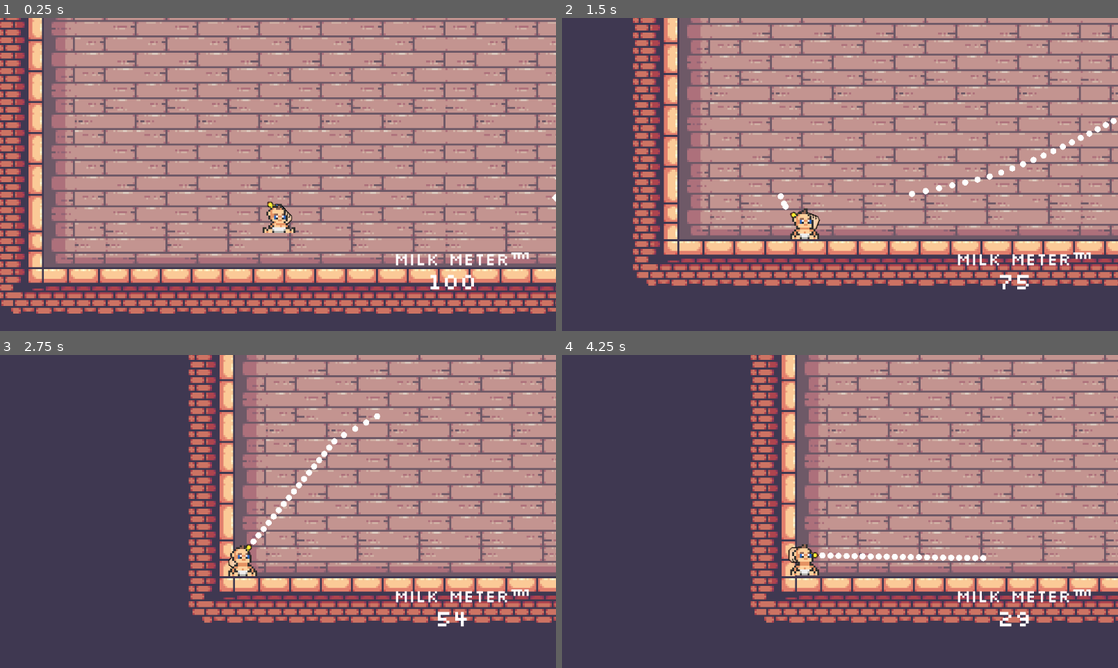
Above: before the commit, frames 1-4 (two rows, left to right).
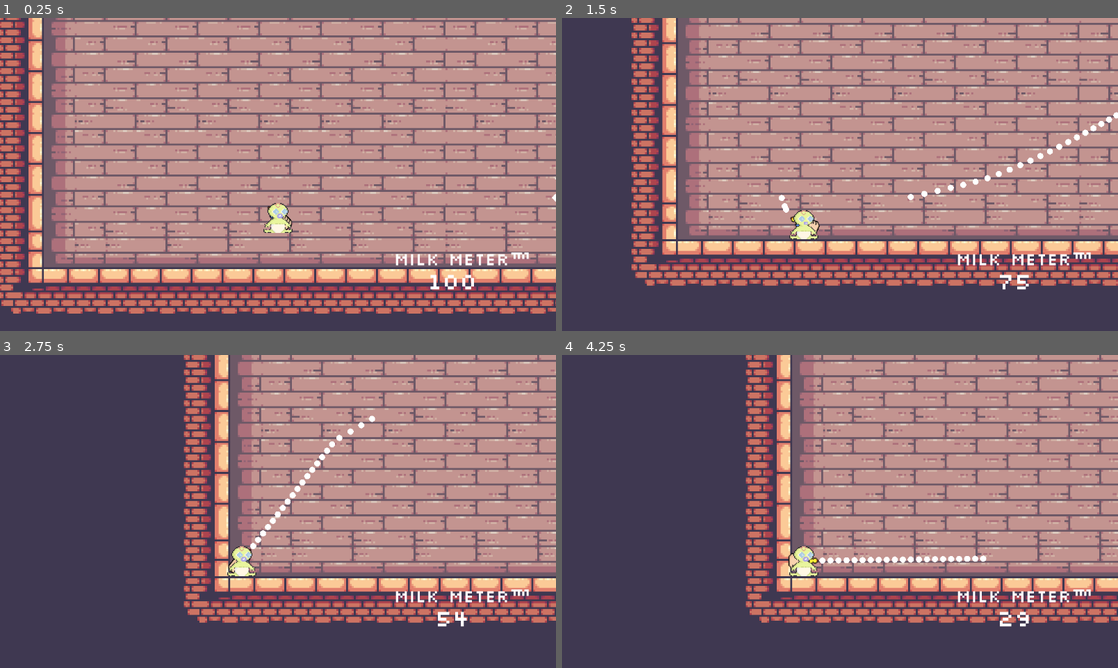
Above: after the commit, the same moments.

Repository: duncwilliams/trust-fund-baby
Game: Godot game, scene res://scenes/main.tscn
Same seed, same stepped clock (60 frames per second), same inputs: the game is played once before the commit and once after it.
Inputs (mouse positions are in pixels of both pictures, inside the frame that each line leads up to):
- Up to frame 1 (0.25 s): no input
- Up to frame 2 (1.5 s): move the mouse to (962, 158) at 0.52 s; press the mouse at (962, 158) at 0.53 s; move the mouse to (728, 190) at 1.27 s; release the mouse at (728, 190) at 1.28 s; click (728, 190) at 1.35 s
- Up to frame 3 (2.75 s): move the mouse to (333, 442) at 2.02 s; press the mouse at (333, 442) at 2.03 s
- Up to frame 4 (4.25 s): move the mouse to (812, 574) at 2.77 s; release the mouse at (812, 574) at 2.78 s; click (812, 574) at 2.85 s; move the mouse to (1006, 558) at 3.52 s; press the mouse at (1006, 558) at 3.53 s

The runs differ from the first frame. In frame 1, 0.4% of the frame differs, in the area x 47-54%, y 58-69%; in frame 2, 11%; in frame 3, 15%, in the area x 33-100%, y 0-86%; in frame 4, 15%.

Commit message:
green baby sprite

Diff:
--- a/scenes/baby.tscn
+++ b/scenes/baby.tscn
@@ -1,69 +1,37 @@
 [gd_scene format=3 uid="uid://cvow3q04r05rf"]
 
-[ext_resource type="Texture2D" uid="uid://b3qqjq30bm8vd" path="res://art/assets/elthens_baby_sprites/Human Baby Sprite Sheet.png" id="1_k8j53"]
 [ext_resource type="Script" uid="uid://bfwi4h7pwsp8s" path="res://scripts/baby.gd" id="1_wpfv3"]
+[ext_resource type="Texture2D" uid="uid://cl67245y3aw5r" path="res://art/custom/big_baby.png" id="3_3hpsf"]
 [ext_resource type="PackedScene" uid="uid://0aibwiyik5ip" path="res://scenes/bottle.tscn" id="3_ruhsn"]
-
-[sub_resource type="AtlasTexture" id="AtlasTexture_wpfv3"]
-atlas = ExtResource("1_k8j53")
-region = Rect2(0, 80, 32, 16)
-
-[sub_resource type="AtlasTexture" id="AtlasTexture_ruhsn"]
-atlas = ExtResource("1_k8j53")
-region = Rect2(32, 80, 32, 16)
-
-[sub_resource type="AtlasTexture" id="AtlasTexture_3hpsf"]
-atlas = ExtResource("1_k8j53")
-region = Rect2(64, 80, 32, 16)
+[ext_resource type="Texture2D" uid="uid://8kd3trjbjase" path="res://art/custom/big_baby_v2.png" id="4_3hpsf"]
 
 [sub_resource type="AtlasTexture" id="AtlasTexture_40ld7"]
-atlas = ExtResource("1_k8j53")
-region = Rect2(96, 80, 32, 16)
+atlas = ExtResource("3_3hpsf")
+region = Rect2(0, 0, 32, 32)
 
 [sub_resource type="AtlasTexture" id="AtlasTexture_jhev3"]
-atlas = ExtResource("1_k8j53")
-region = Rect2(128, 80, 32, 16)
+atlas = ExtResource("3_3hpsf")
+region = Rect2(32, 0, 32, 32)
 
 [sub_resource type="AtlasTexture" id="AtlasTexture_snfag"]
-atlas = ExtResource("1_k8j53")
-region = Rect2(160, 80, 32, 16)
+atlas = ExtResource("3_3hpsf")
+region = Rect2(64, 0, 32, 32)
 
 [sub_resource type="AtlasTexture" id="AtlasTexture_cgpd6"]
-atlas = ExtResource("1_k8j53")
-region = Rect2(192, 80, 32, 16)
+atlas = ExtResource("3_3hpsf")
+region = Rect2(96, 0, 32, 32)
 
 [sub_resource type="AtlasTexture" id="AtlasTexture_7xqix"]
-atlas = ExtResource("1_k8j53")
-region = Rect2(224, 80, 32, 16)
+atlas = ExtResource("4_3hpsf")
+region = Rect2(0, 0, 32, 32)
 
 [sub_resource type="AtlasTexture" id="AtlasTexture_dbq4s"]
-atlas = ExtResource("1_k8j53")
-region = Rect2(256, 80, 32, 16)
-
-[sub_resource type="AtlasTexture" id="AtlasTexture_gnfnd"]
-atlas = ExtResource("1_k8j53")
-region = Rect2(288, 80, 32, 16)
-
-[sub_resource type="AtlasTexture" id="AtlasTexture_3p3ry"]
-atlas = ExtResource("1_k8j53")
-region = Rect2(320, 80, 32, 16)
-
-[sub_resource type="AtlasTexture" id="AtlasTexture_nl4ao"]
-atlas = ExtResource("1_k8j53")
-region = Rect2(352, 80, 32, 16)
+atlas = ExtResource("4_3hpsf")
+region = Rect2(32, 0, 32, 32)
 
 [sub_resource type="SpriteFrames" id="SpriteFrames_c7awe"]
 animations = [{
 "frames": [{
-"duration": 1.0,
-"texture": SubResource("AtlasTexture_wpfv3")
-}, {
-"duration": 1.0,
-"texture": SubResource("AtlasTexture_ruhsn")
-}, {
-"duration": 1.0,
-"texture": SubResource("AtlasTexture_3hpsf")
-}, {
 "duration": 1.0,
 "texture": SubResource("AtlasTexture_40ld7")
 }, {
@@ -75,55 +43,47 @@
 }, {
 "duration": 1.0,
 "texture": SubResource("AtlasTexture_cgpd6")
+}],
+"loop": true,
+"name": &"default",
+"speed": 4.0
 }, {
+"frames": [{
 "duration": 1.0,
 "texture": SubResource("AtlasTexture_7xqix")
 }, {
 "duration": 1.0,
 "texture": SubResource("AtlasTexture_dbq4s")
-}, {
-"duration": 1.0,
-"texture": SubResource("AtlasTexture_gnfnd")
-}, {
-"duration": 1.0,
-"texture": SubResource("AtlasTexture_3p3ry")
-}, {
-"duration": 1.0,
-"texture": SubResource("AtlasTexture_nl4ao")
 }],
 "loop": true,
-"name": &"default",
-"speed": 8.0
+"name": &"default_v2",
+"speed": 4.0
 }]
 
 [sub_resource type="RectangleShape2D" id="RectangleShape2D_k8j53"]
-size = Vector2(32, 52)
+size = Vector2(24, 28)
 
 [node name="Baby" type="CharacterBody2D" unique_id=1502936678 groups=["baby"]]
+scale = Vector2(2, 2)
 script = ExtResource("1_wpfv3")
 metadata/_edit_group_ = true
 
 [node name="Bottle" parent="." unique_id=26694295 instance=ExtResource("3_ruhsn")]
 unique_name_in_owner = true
-position = Vector2(0, -10)
-scale = Vector2(2, 2)
 
 [node name="AnimatedSprite2D" type="AnimatedSprite2D" parent="." unique_id=2044264603]
-scale = Vector2(4, 4)
 sprite_frames = SubResource("SpriteFrames_c7awe")
 autoplay = "default"
-frame_progress = 0.6093312
+frame_progress = 0.8211956
 
 [node name="CharacterBodyCollision" type="CollisionShape2D" parent="." unique_id=1883765674 groups=["baby"]]
-visible = false
-position = Vector2(2, 6)
+position = Vector2(0, 2)
 shape = SubResource("RectangleShape2D_k8j53")
 
 [node name="Area2D" type="Area2D" parent="." unique_id=1278378837 groups=["baby"]]
-visible = false
 
 [node name="AreaCollision" type="CollisionShape2D" parent="Area2D" unique_id=1391482106]
-position = Vector2(0, 6)
+position = Vector2(0, 2)
 shape = SubResource("RectangleShape2D_k8j53")
 
 [connection signal="milk_amount_changed" from="Bottle" to="." method="_on_bottle_milk_amount_changed"]
Binary file added: art/custom/big_baby.png
Not shown, added: art/custom/big_baby.png.import
Binary file added: art/custom/big_baby_landing.png
Not shown, added: art/custom/big_baby_landing.png.import
Binary file added: art/custom/big_baby_v2.png
Not shown, added: art/custom/big_baby_v2.png.import
